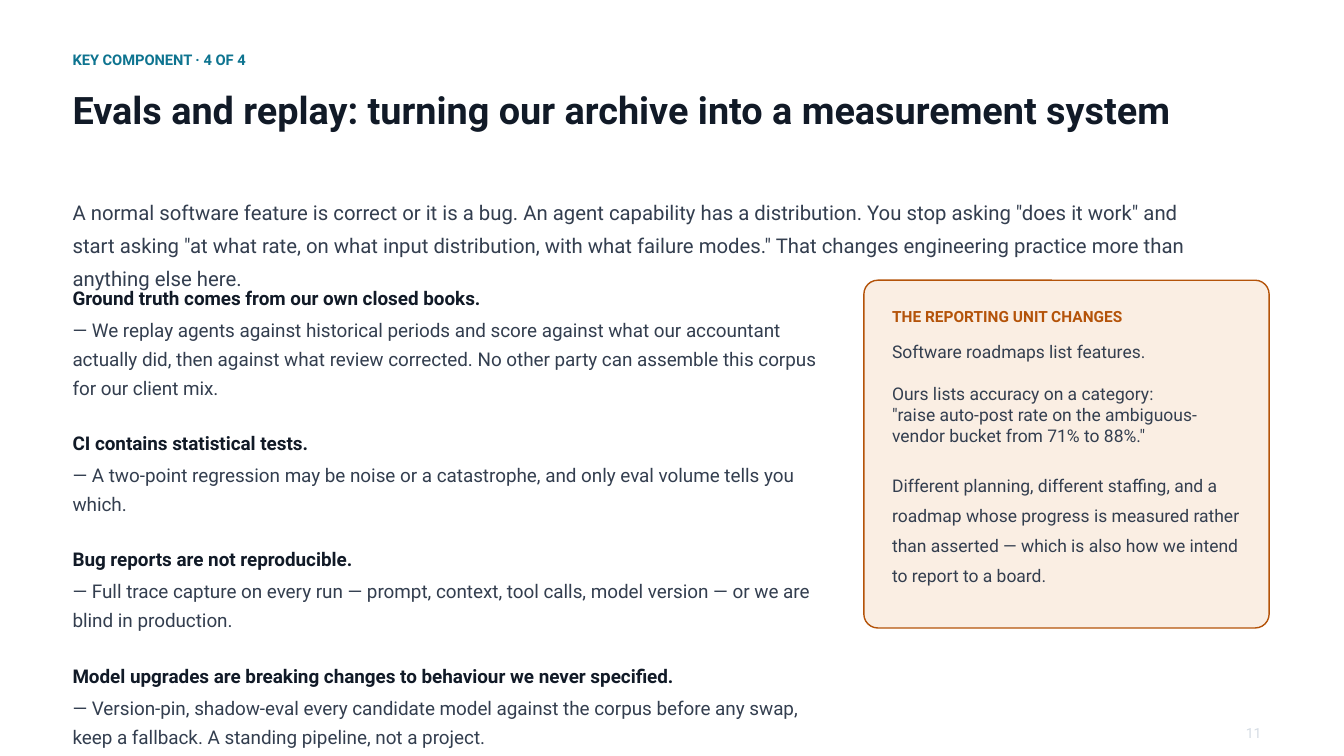
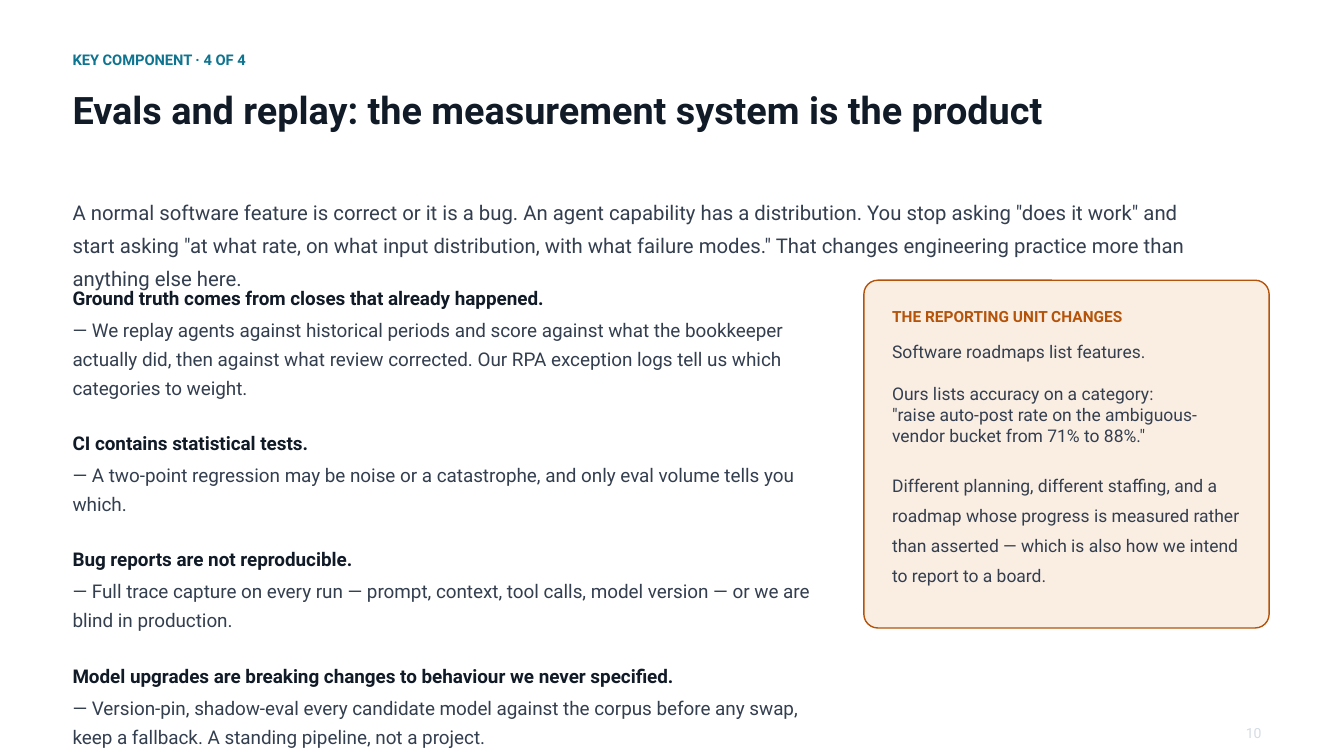
Before and after one commit to cllu/aimi-accounting-software-proposal, a slide deck: slide 11 of agent-native-accounting-deck.pptx (slide 12 before the commit). Drawn at 1344x756 pixels with LibreOffice and Linux fonts; fonts in the diff are those of the drawing. Boxes give left, top, right and bottom in pixels: in the first picture for what was removed or moved away, otherwise in the second. Text is boxed around its words. In the diff, an @@ line names an element or a change of style, - is before the commit and + after.

```diff
--- a/agent-native-accounting-deck.pptx
+++ b/agent-native-accounting-deck.pptx
@@ text at bbox=[73, 95, 1043, 132]: text changed @@
-Evals and replay: turning our archive into a measurement system
+Evals and replay: the measurement system is the product
@@ text at bbox=[73, 288, 783, 399]: text changed @@
-Ground truth comes from our own closed books.
-— We replay agents against historical periods and score against what our accountant actually did, then against what review corrected. No other party can assemble this corpus for our client mix.
+Ground truth comes from closes that already happened.
+— We replay agents against historical periods and score against what the bookkeeper actually did, then against what review corrected. Our RPA exception logs tell us which categories to weight.
@@ text added at bbox=[1246, 728, 1262, 738], 10 pt, text #D5DCE4 @@
+10
```
Also in this commit, not shown: 12 other slides changed, 4 slides added, 4 slides removed, 1 other file.
